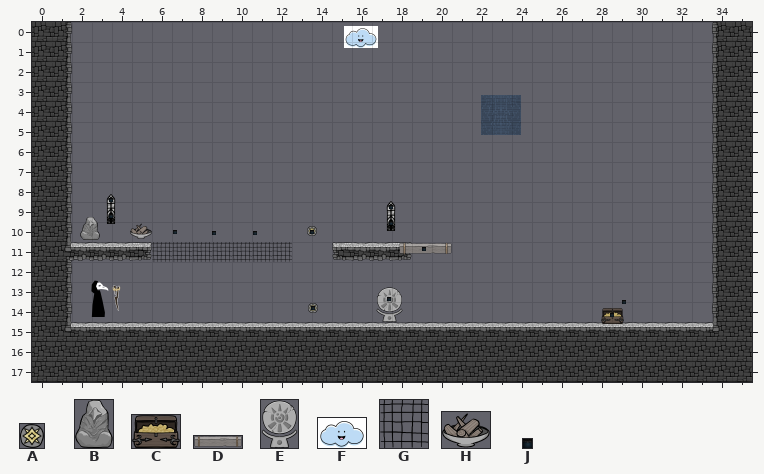
A Tiled map (JSON) gets an edit: Physics/Physics/assets/rain_medium.tmj. Above is the file before it was changed.
Cells are 300x300 px. Shown: x 0..35, y 0..17.
Key: from "GameObjects": A 0 "ropeEnd", B 2 "nonburnable", C 4 "goaldoor", D 5 "infburnable", E 15 "runeBase", F 16 "rain", G 17 "grate", H 18 "brazier"; from "backgroundAssets": J 10 "light".
Objects are placed by their top-left corner, in cells (3,4 is the top-left corner of cell 3,4); size is 1x1 cell unless given.
Layers that did not change in this view are not listed.
Objects on layer "Entities" before:
F "rain" at 15.6,0.2 size 1.7x1.1
A "1" at 13.8,10.2 size 0.5x0.5
H "infburnable" at 4.9,10 size 1.1x0.8
B "nonburnable" at 2.4,9.8 size 1x1.2
D "platform1" at 18.3,11 size 2.7x0.6
G "grate" at 6,11
G "grate" at 7,11
G "grate" at 8,11
G "grate" at 9,11
G "grate" at 10,11
G "grate" at 11,11
G "grate" at 12,11
A "2" at 13.8,14 size 0.5x0.5
E "rune" at 17.2,13.3 size 1.3x1.7
C "goaldoor" at 28.4,14.3 size 1.2x0.8
Objects on layer "Action Entities" before:
J "light" at 3.9,8.8 size 0.2x0.2
J "light" at 17.9,9.2 size 0.2x0.2
J "light" at 3.9,9.6 size 0.2x0.2
J "light" at 17.9,10 size 0.2x0.2
J "light" at 7.1,10.4 size 0.2x0.2
J "light" at 13.9,10.4 size 0.2x0.2
J "light" at 11,10.4 size 0.2x0.2
J "light" at 9,10.5 size 0.2x0.2
J "light" at 19.5,11.3 size 0.2x0.2
J "light" at 17.8,13.7 size 0.2x0.2
J "light" at 29.5,13.9 size 0.2x0.2
J "light" at 14,14.2 size 0.2x0.2
J "light" at 28.9,14.6 size 0.2x0.2
New version:
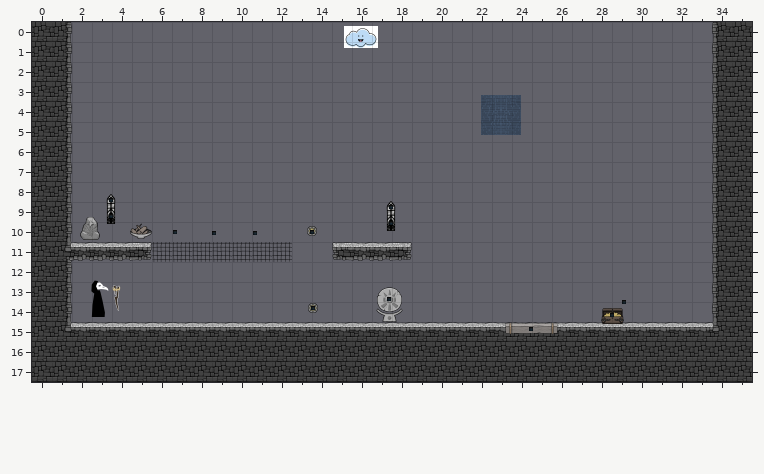
Edits made:
Layer "Entities":
changed: D "platform1" at 18.3,11 size 2.7x0.6 -> D "platform1" at 23.7,15 size 2.7x0.6
Layer "Action Entities":
changed: J "light" at 19.5,11.3 size 0.2x0.2 -> J "light" at 24.8,15.2 size 0.2x0.2
